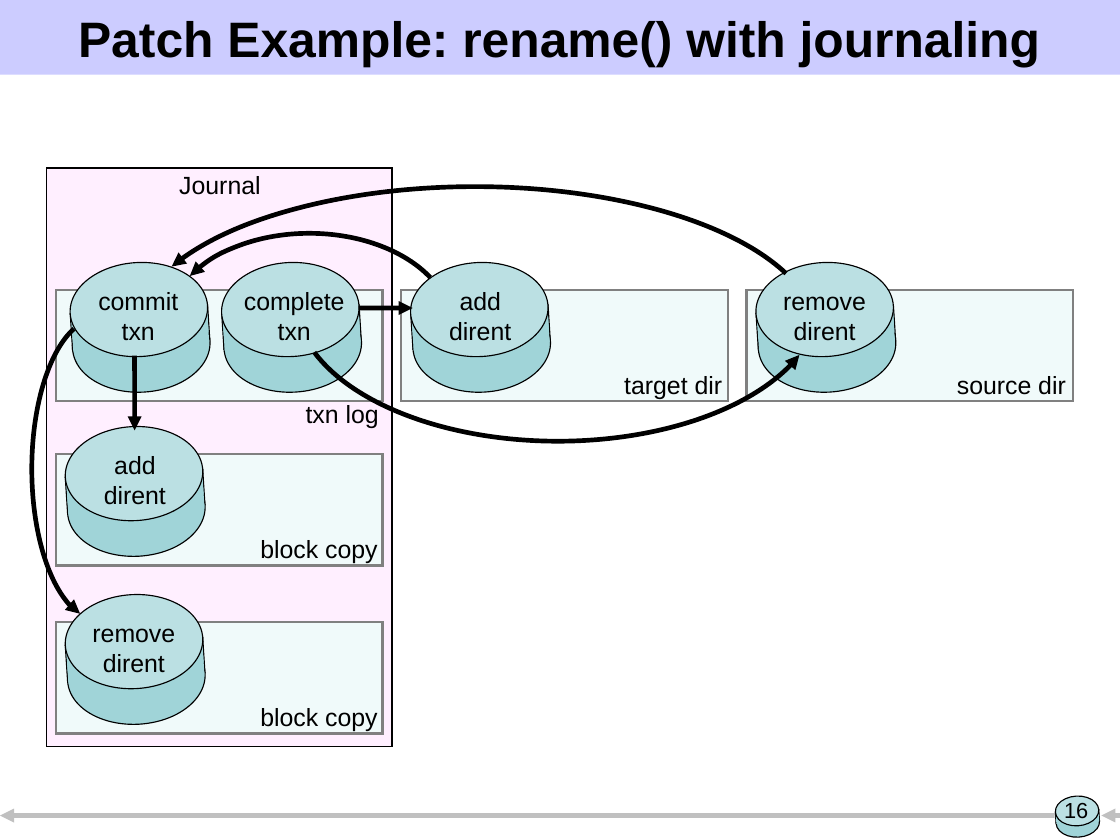
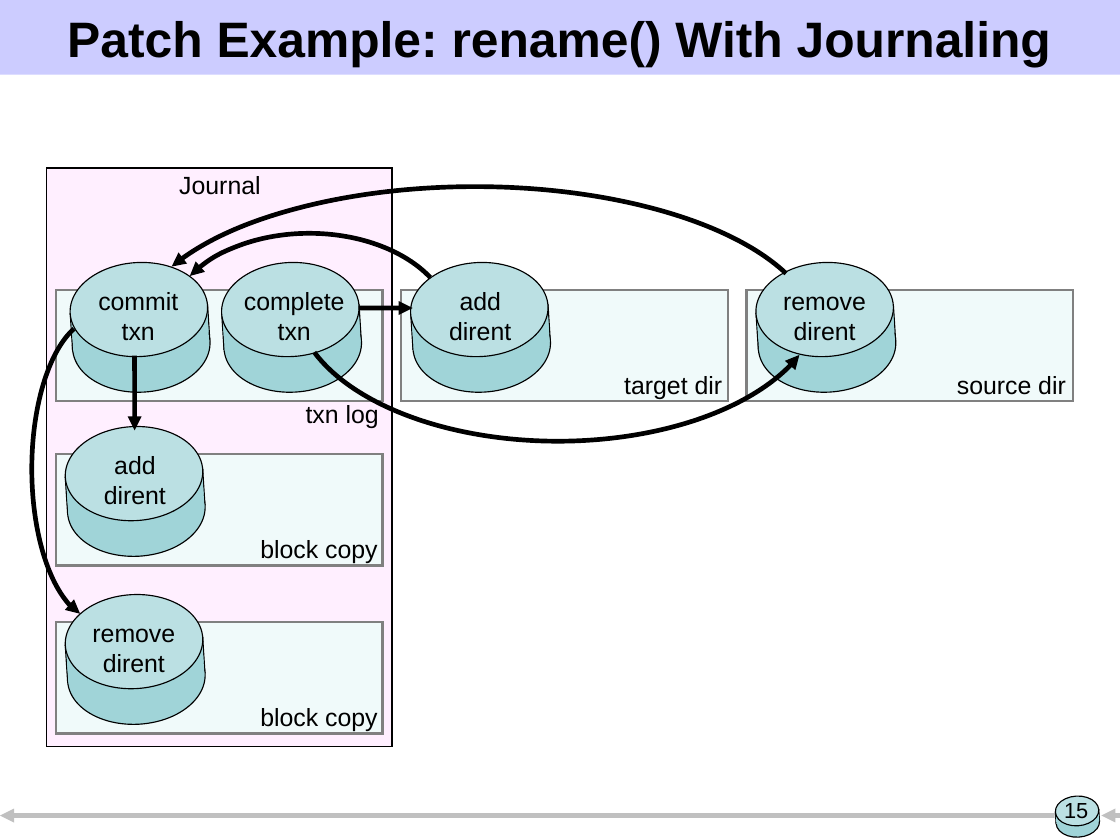
Before and after one commit to ucla-readable/fstitch-doc, a slide deck: slide 15 of sosp/pres.ppt (slide 16 before the commit). Drawn at 1120x840 pixels with LibreOffice and Linux fonts; fonts in the diff are those of the drawing. Boxes give left, top, right and bottom in pixels: in the first picture for what was removed or moved away, otherwise in the second. Text is boxed around its words. In the diff, an @@ line names an element or a change of style, - is before the commit and + after.

```diff
--- a/sosp/pres.ppt
+++ b/sosp/pres.ppt
@@ title at bbox=[67, 21, 1051, 67]: text changed @@
-Patch Example: rename() with journaling
+Patch Example: rename() With Journaling
@@ page number at bbox=[1064, 803, 1088, 823]: text changed @@
-16
+15
```
Also in this commit, not shown: 16 other slides changed, 1 slide added, 1 slide removed.
